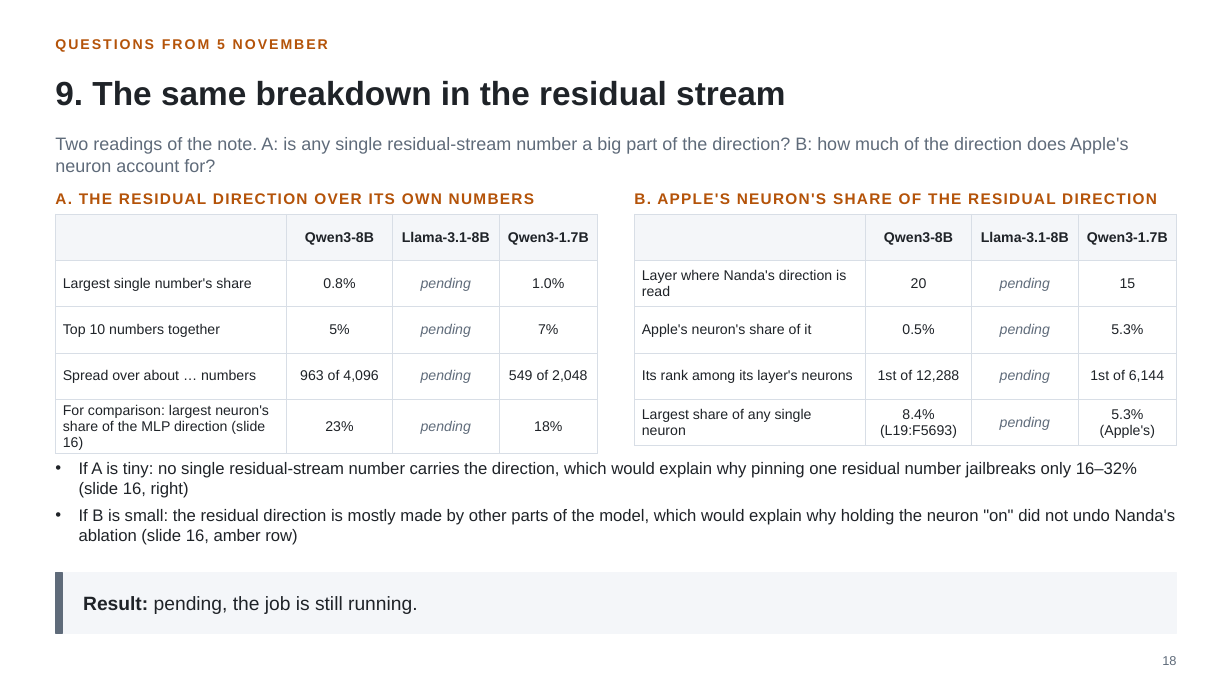
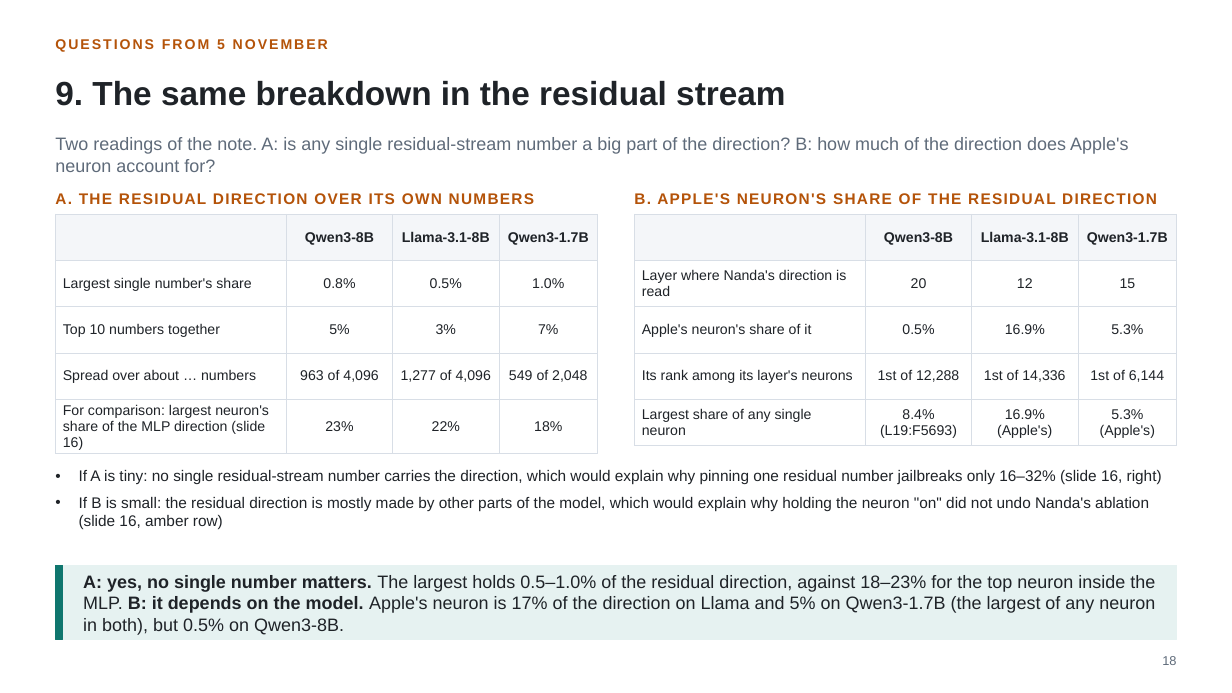
Before and after one commit to fjoad/refusal-neurons, a slide deck: slide 18 of slides/refusal_neurons_2026-11-12.pptx. Drawn at 1232x693 pixels with LibreOffice and Linux fonts; fonts in the diff are those of the drawing. Boxes give left, top, right and bottom in pixels: in the first picture for what was removed or moved away, otherwise in the second. Text is boxed around its words. In the diff, an @@ line names an element or a change of style, - is before the commit and + after.

```diff
--- a/slides/refusal_neurons_2026-11-12.pptx
+++ b/slides/refusal_neurons_2026-11-12.pptx
@@ table at (x1=55, y1=214, x2=598, y2=454) @@
-row 2, column 3: pending
+row 2, column 3: 0.5%
-row 3, column 3: pending
+row 3, column 3: 3%
-row 4, column 3: pending
+row 4, column 3: 1,277 of 4,096
-row 5, column 3: pending
+row 5, column 3: 22%
@@ table at (x1=635, y1=214, x2=1177, y2=442) @@
-row 2, column 3: pending
+row 2, column 3: 12
-row 3, column 3: pending
+row 3, column 3: 16.9%
-row 4, column 3: pending
+row 4, column 3: 1st of 14,336
-row 5, column 3: pending
+row 5, column 3: 16.9% (Apple's)
@@ text "If A is tiny: no ..." moved from (x1=79, y1=462, x2=1176, y2=545) to (x1=79, y1=470, x2=1162, y2=530) @@
@@ text "If A is tiny: no ..." at (x1=79, y1=470, x2=1162, y2=530): size 13 to 12 pt @@
@@ rectangle resized from (x1=55, y1=573, x2=1177, y2=633) to (x1=55, y1=566, x2=1177, y2=640) @@
@@ rectangle at (x1=55, y1=566, x2=1177, y2=640): fill #F4F6F9 to #E6F2F1; outline #F4F6F9 1 pt to #E6F2F1 1 pt @@
@@ rectangle resized from (x1=55, y1=573, x2=63, y2=633) to (x1=55, y1=566, x2=63, y2=640) @@
@@ rectangle at (x1=55, y1=566, x2=63, y2=640): fill #5F6B7A to #0F766E; outline #5F6B7A 1 pt to #0F766E 1 pt @@
@@ text at (x1=83, y1=575, x2=1155, y2=635): text changed; size 15 to 14 pt @@
-Result: pending, the job is still running.
+A: yes, no single number matters. The largest holds 0.5–1.0% of the residual direction, against 18–23% for the top neuron inside the MLP. B: it depends on the model. Apple's neuron is 17% of the direction on Llama and 5% on Qwen3-1.7B (the largest of any neuron in both), but 0.5% on Qwen3-8B.
```
Also in this commit, not shown: 4 other slides changed, 3 other files.
